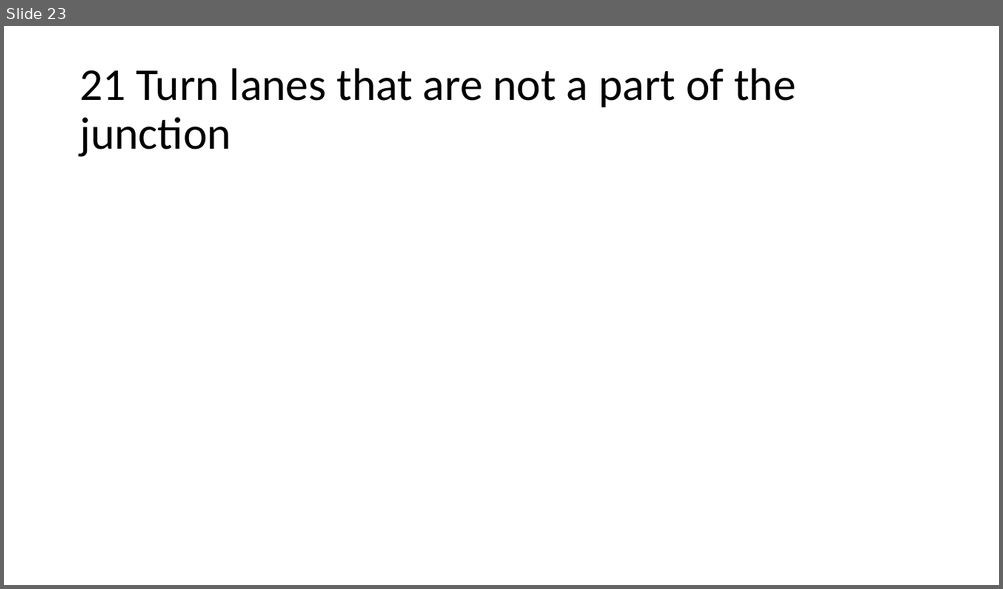
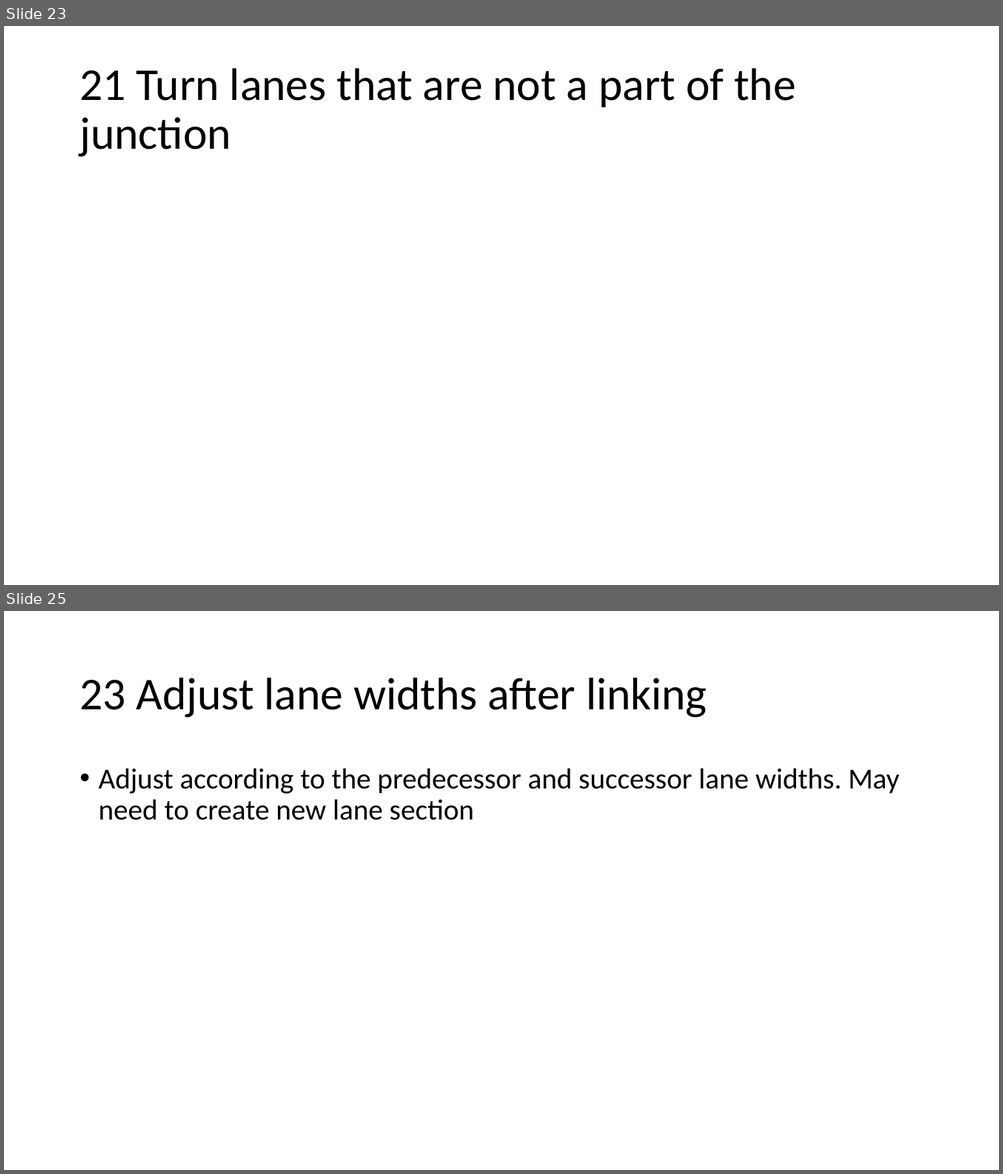
Before and after one commit to AugmentedDesignLab/junction-art, a slide deck: plan/challenges.pptx. Shown one above the other, each under a label of ours: slide 23 before the commit, slides 23 and 25 after it; the slides between them are not shown. The pictures are 1003x589 and 1003x1174 pixels, drawn with LibreOffice and Linux fonts; fonts in the diff are those of the drawing. Boxes give left, top, right and bottom in pixels: in the first picture for what was removed or moved away, otherwise in the second. Text is boxed around its words. In the diff, an @@ line names an element or a change of style, - is before the commit and + after.

Commit message:
working on lane configurations

```diff
--- a/plan/challenges.pptx
+++ b/plan/challenges.pptx
@@ slide 25 added at (x1=4, y1=611, x2=999, y2=1170), background #FFFFFF @@
@@ title added at (x1=79, y1=678, x2=707, y2=718), 44 pt, text #000000 @@
+23 Adjust lane widths after linking
@@ text added at (x1=99, y1=768, x2=899, y2=820), 28 pt, text #000000 @@
+• Adjust according to the predecessor and successor lane widths. May need to create new lane section
```
Also in this commit, not shown: 2 other slides added, 11 other files.
